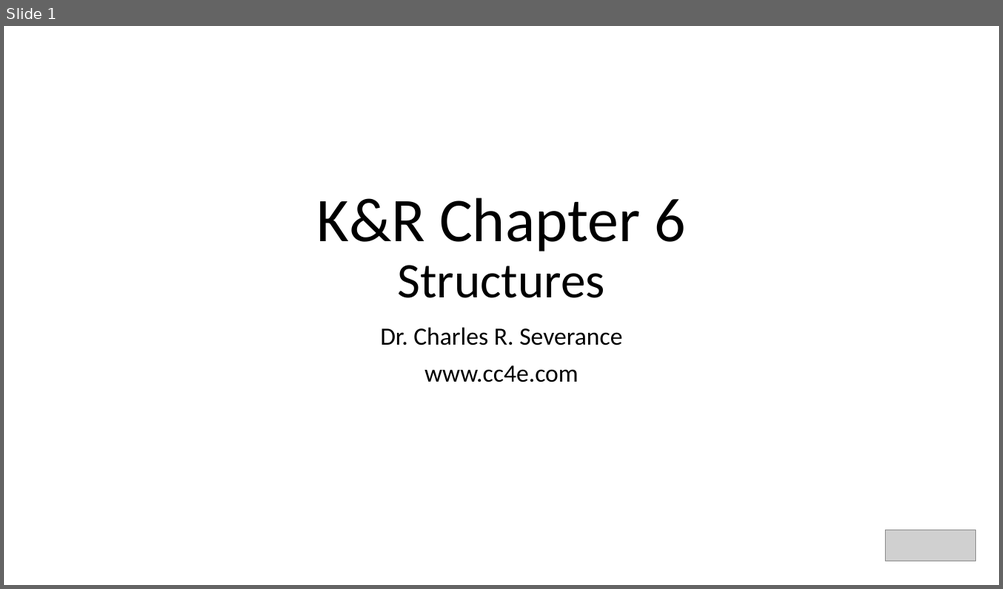
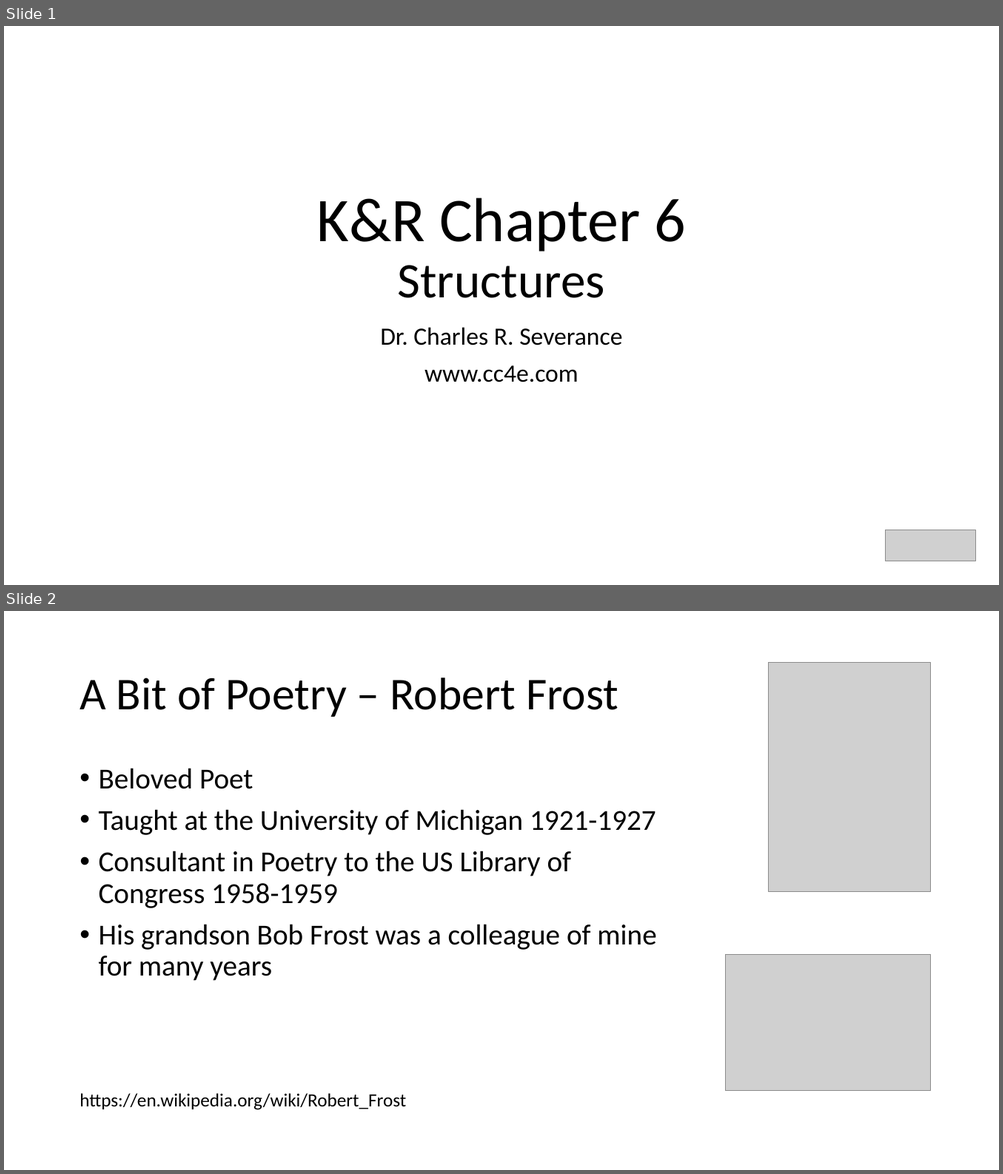
Before and after one commit to csev/cc4e, a slide deck: lectures/KR-6.pptx. Shown one above the other, each under a label of ours: slide 1 before the commit, slides 1 and 2 after it. The pictures are 1003x589 and 1003x1174 pixels, drawn with LibreOffice and Linux fonts; fonts in the diff are those of the drawing; grey boxes stand for pictures. Boxes give left, top, right and bottom in pixels: in the first picture for what was removed or moved away, otherwise in the second. Text is boxed around its words. In the diff, an @@ line names an element or a change of style, - is before the commit and + after.

```diff
--- a/lectures/KR-6.pptx
+++ b/lectures/KR-6.pptx
@@ slide 2 added at bbox=[4, 611, 999, 1170], background #FFFFFF @@
@@ picture added at bbox=[768, 663, 930, 891] @@
@@ title added at bbox=[79, 678, 618, 717], 44 pt, text #000000 @@
+A Bit of Poetry – Robert Frost
@@ text added at bbox=[99, 768, 656, 981], 28 pt, text #000000 @@
+• Beloved Poet
+• Taught at the University of Michigan 1921-1927
+• Consultant in Poetry to the US Library of Congress 1958-1959
+• His grandson Bob Frost was a colleague of mine for many years
@@ picture added at bbox=[725, 955, 930, 1091] @@
@@ text added at bbox=[79, 1093, 406, 1111], 18 pt, text #000000 @@
+https://en.wikipedia.org/wiki/Robert_Frost
```
Also in this commit, not shown: 1 slide changed, 32 other slides added, 1 slide removed, 8 other files.
